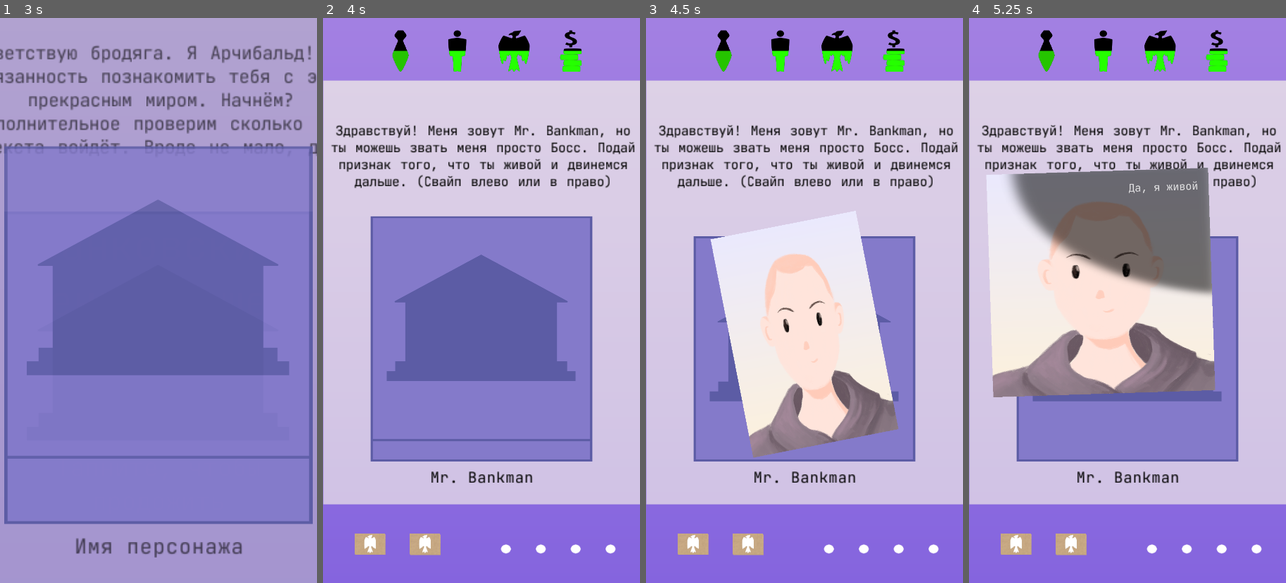
Above: before the commit, frames 1-4 (left to right).
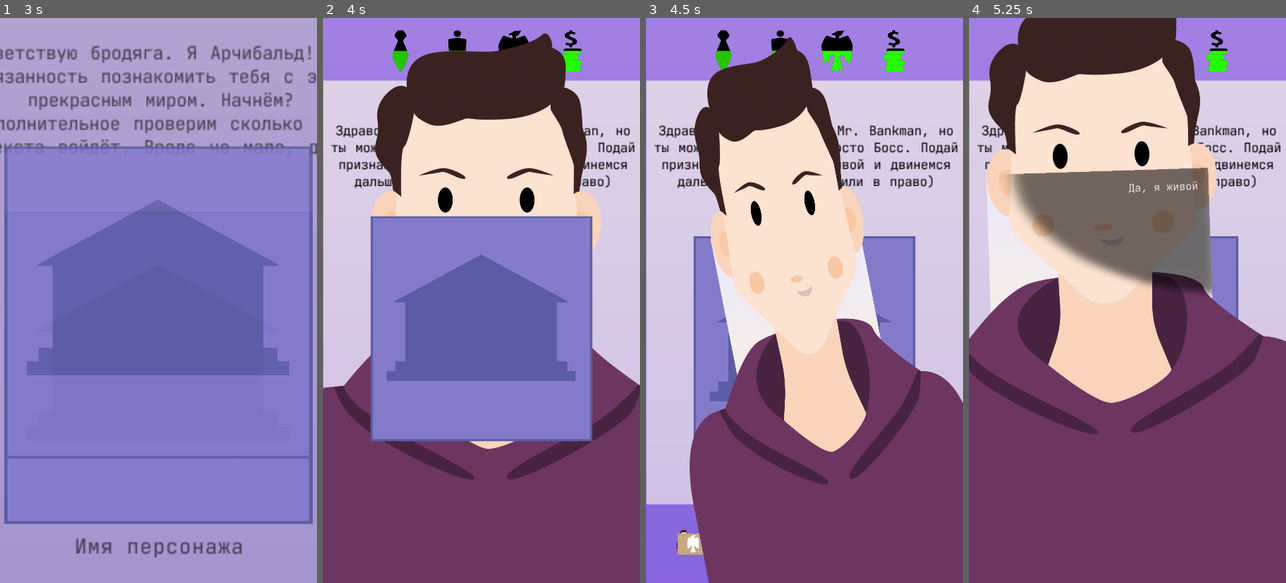
Above: after the commit, the same moments.

Repository: Nothengem/Mr.-Bankman
Game: Godot game, scene res://Scenes/StartMenu.tscn
The game is run twice, just before and just after one commit, with the same random seed, the same clock (stepped at 60 frames per second) and the same inputs. The engine's default icon, where the game draws it, is replaced by a stand-in: a white triangle on a blue panel in a dark square.
Inputs (mouse positions are in pixels of both pictures, inside the frame that each line leads up to):
- Up to frame 1 (3 s): tap Enter at 0.5 s; move the mouse to (228, 272) at 0.52 s; click (228, 272) at 0.67 s; click (66, 85) at 1.25 s; click (247, 85) at 2 s; click "1" at 2.75 s
- Up to frame 2 (4 s): drag from (418, 328) to (465, 413) at 3.52 s
- Up to frame 3 (4.5 s): move the mouse to (804, 317) at 4.27 s; click (804, 317) at 4.42 s
- Up to frame 4 (5.25 s): drag from (1111, 413) to (1032, 215) at 5.02 s

Frame 1 is identical in both runs. In frame 2, 47% of the frame differs, in the area x 0-100%, y 2-100%; in frame 3, 50%; in frame 4, 69%, in the area x 0-100%, y 0-100%.

Commit message:
Починил проект, добавил уши и головы
Осталось сделать закрывающиеся глаза и подогнять все размеры

Diff:
--- a/DataBase/CharacterPortraitDataBase.gd
+++ b/DataBase/CharacterPortraitDataBase.gd
@@ -13,7 +13,7 @@
 
 const DATA = {
 
-	"MrBankman": [ "Head1", "Neck1", "Shirt1", "Eyebrows1", "Eyes1", "Forehead0", "Ears1", "Jowls0", "Glasses0", "Mouth1", "Hair0", "Nose3"],
+	"MrBankman": [ "Head1", "Neck1", "Shirt1", "Eyebrows1", "Eyes1", "Forehead0", "Ears1", "Jowls1", "Glasses0", "Mouth1", "Hair1", "Nose3"],
 
 	"Dictor": [ "Head1", "Neck1", "Shirt1", "Eyebrows1", "Eyes1", "Forehead0", "Ears1", "Jowls0", "Glasses0", "Mouth1", "Hair0", "Nose3"],
 
--- a/Scenes/thimbles.tscn
+++ b/Scenes/thimbles.tscn
@@ -74,15 +74,15 @@
 [node name="MiniCards" type="Node" parent="."]
 
 [node name="MiniCard1" parent="MiniCards" instance=ExtResource( 1 )]
-position = Vector2( -200, 875 )
+position = Vector2( 185, 875 )
 z_index = 1
 
 [node name="MiniCard2" parent="MiniCards" instance=ExtResource( 1 )]
-position = Vector2( 537, -340 )
+position = Vector2( 537, 875 )
 texture = ExtResource( 3 )
 
 [node name="MiniCard3" parent="MiniCards" instance=ExtResource( 1 )]
-position = Vector2( 1300, 875 )
+position = Vector2( 890, 875 )
 texture = ExtResource( 4 )
 
 [node name="Tween" type="Tween" parent="MiniCards"]
Binary file changed: Resources/GFX/CharacterCotaint/Ears/Ears1.png
Binary file changed: Resources/GFX/CharacterCotaint/Ears/Ears10.png
Binary file changed: Resources/GFX/CharacterCotaint/Ears/Ears2.png
Binary file changed: Resources/GFX/CharacterCotaint/Ears/Ears3.png
Binary file changed: Resources/GFX/CharacterCotaint/Ears/Ears4.png
Binary file changed: Resources/GFX/CharacterCotaint/Ears/Ears5.png
Binary file changed: Resources/GFX/CharacterCotaint/Ears/Ears6.png
Binary file changed: Resources/GFX/CharacterCotaint/Ears/Ears7.png
Binary file changed: Resources/GFX/CharacterCotaint/Ears/Ears8.png
Binary file changed: Resources/GFX/CharacterCotaint/Ears/Ears9.png
Binary file changed: Resources/GFX/CharacterCotaint/Eyebrows/Eyebrows1.png
Binary file changed: Resources/GFX/CharacterCotaint/Eyebrows/Eyebrows10.png
(and 334 more such lines)
